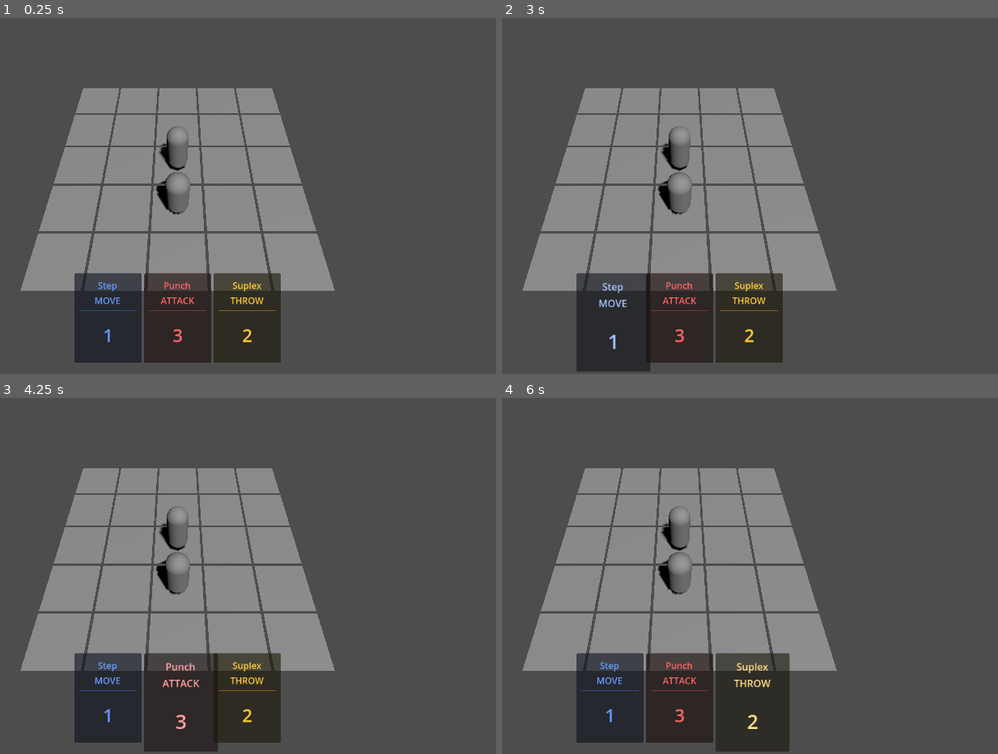
Above: before the commit, frames 1-4 (two rows, left to right).
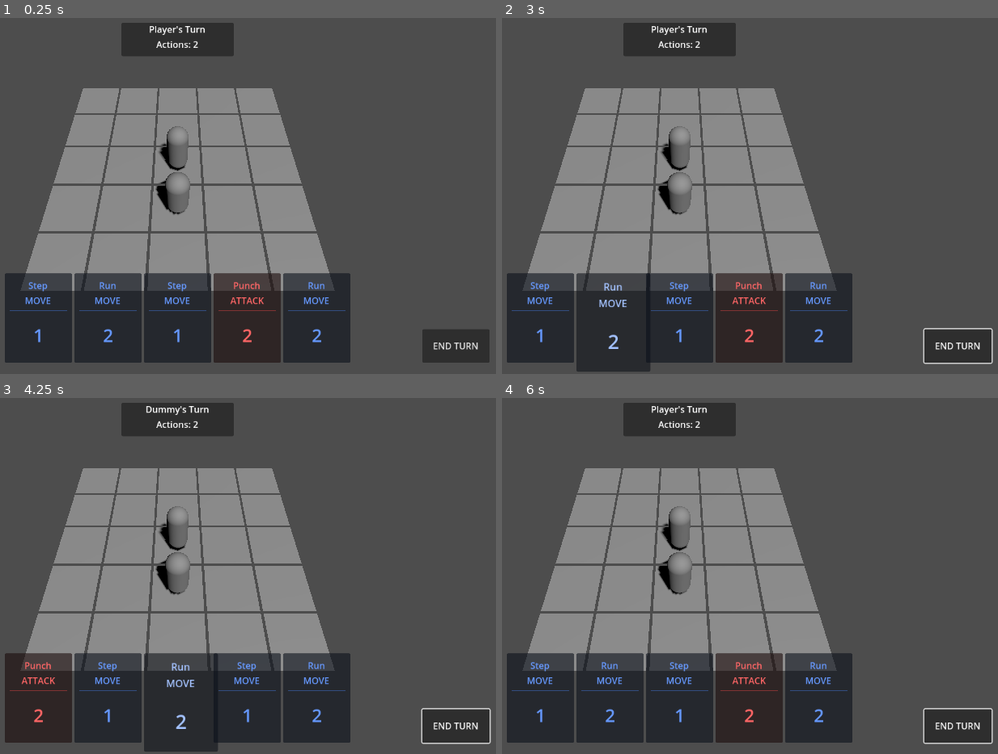
Above: after the commit, the same moments.

Repository: FredBros/king-of-the-apero
Game: Godot game, scene res://scenes/Arena.tscn
Same seed, same stepped clock (60 frames per second), same inputs: the game is played once before the commit and once after it.
Inputs (mouse positions are in pixels of both pictures, inside the frame that each line leads up to):
- Up to frame 1 (0.25 s): no input
- Up to frame 2 (3 s): click (958, 345) at 0.5 s, where only the run after the commit has a clickable "END TURN"; click (958, 345) at 1.25 s, where only the run after the commit has a clickable "END TURN"; click (958, 345) at 2 s, where only the run after the commit has a clickable "END TURN"; tap Enter at 2.75 s; move the mouse to (611, 317) at 2.77 s; click (611, 317) at 2.92 s
- Up to frame 3 (4.25 s): tap Space at 3.5 s; move the mouse to (178, 697) at 3.52 s; click (178, 697) at 3.67 s
- Up to frame 4 (6 s): tap Enter at 4.25, 5.75 s; move the mouse to (750, 697) at 4.27 s; click (750, 697) at 4.42 s; tap Space at 5 s; move the mouse to (645, 643) at 5.02 s; click (645, 643) at 5.17 s; move the mouse to (874, 625) at 5.77 s; click (874, 625) at 5.92 s

The runs differ from the first frame. In frame 1, 11% of the frame differs, in the area x 0-99%, y 1-97%; in frame 2, 11%; in frame 3, 11%; in frame 4, 11%, in the area x 0-100%, y 1-100%.

Commit message:
Fix crash on wrestler elimination and finalize Deck system (Step 2.2)
- Fix GameManager crash when accessing active wrestler after elimination.
- Stop game logic upon Game Over to prevent invalid state access.
- Implement DeckManager (Shuffle, Draw, Discard).
- Update GameUI to manage hand visuals dynamically (add/remove cards).
- Update GameManager to handle turn-based drawing and hand limits.
- Wire up DeckManager signals in Arena.

Diff:
--- a/scenes/Arena.tscn
+++ b/scenes/Arena.tscn
@@ -1,12 +1,20 @@
 [gd_scene load_steps=3 format=3 uid="uid://b8j4k5l6m7n8"]
 
 [ext_resource type="Script" path="res://scripts/Arena.gd" id="1_arena"]
+[ext_resource type="Script" path="res://scripts/GameManager.gd" id="2_gamemanager"]
+[ext_resource type="Script" path="res://scripts/DeckManager.gd" id="3_deckmanager"]
 [ext_resource type="Script" uid="uid://mpnorh1sywyd" path="res://scripts/GridManager.gd" id="1_grid"]
 [ext_resource type="PackedScene" uid="uid://dnc417x07353p" path="res://scenes/Wrestler.tscn" id="2_q751w"]
 [ext_resource type="PackedScene" uid="uid://g1h2i3j4k5l6" path="res://scenes/GameUI.tscn" id="3_gameui"]
 
 [node name="Arena" type="Node3D"]
 script = ExtResource("1_arena")
+
+[node name="GameManager" type="Node" parent="."]
+script = ExtResource("2_gamemanager")
+
+[node name="DeckManager" type="Node" parent="."]
+script = ExtResource("3_deckmanager")
 
 [node name="GridManager" type="Node3D" parent="."]
 script = ExtResource("1_grid")
--- a/scenes/GameUI.tscn
+++ b/scenes/GameUI.tscn
@@ -20,6 +20,43 @@
 grow_horizontal = 2
 grow_vertical = 0
 alignment = 1
+
+[node name="TurnInfoContainer" type="PanelContainer" parent="."]
+anchors_preset = 5
+anchor_left = 0.5
+anchor_right = 0.5
+offset_left = -100.0
+offset_top = 20.0
+offset_right = 100.0
+offset_bottom = 80.0
+grow_horizontal = 2
+
+[node name="VBoxContainer" type="VBoxContainer" parent="TurnInfoContainer"]
+layout_mode = 2
+
+[node name="TurnLabel" type="Label" parent="TurnInfoContainer/VBoxContainer"]
+layout_mode = 2
+text = "Player's Turn"
+horizontal_alignment = 1
+
+[node name="ActionsLabel" type="Label" parent="TurnInfoContainer/VBoxContainer"]
+layout_mode = 2
+text = "Actions: 2"
+horizontal_alignment = 1
+
+[node name="EndTurnButton" type="Button" parent="."]
+anchors_preset = 3
+anchor_left = 1.0
+anchor_top = 1.0
+anchor_right = 1.0
+anchor_bottom = 1.0
+offset_left = -140.0
+offset_top = -80.0
+offset_right = -20.0
+offset_bottom = -20.0
+grow_horizontal = 0
+grow_vertical = 0
+text = "END TURN"
 
 [node name="GameOverContainer" type="CenterContainer" parent="."]
 visible = false
--- a/scripts/Arena.gd
+++ b/scripts/Arena.gd
@@ -2,9 +2,50 @@
 
 @onready var grid_manager: GridManager = $GridManager
 @onready var game_ui: GameUI = $GameUI
+@onready var game_manager: GameManager = $GameManager
+@onready var deck_manager: DeckManager = $DeckManager
 
 func _ready() -> void:
 	# Connect the UI signal to the GridManager
 	if game_ui and grid_manager:
 		game_ui.card_selected.connect(grid_manager.on_card_selected)
-		grid_manager.game_over.connect(game_ui.show_game_over)
+		grid_manager.game_over.connect(func(winner_name):
+			game_ui.show_game_over(winner_name)
+			game_manager.is_game_active = false
+		)
+
+	# Setup Game Manager
+	if game_manager:
+		# Inject dependency into GridManager
+		grid_manager.game_manager = game_manager
+
+		# Connect UI End Turn button
+		game_ui.end_turn_pressed.connect(game_manager.end_turn)
+
+		# Connect Game Manager signals to UI
+		game_manager.turn_started.connect(func(player_name):
+			game_ui.update_turn_info(player_name, game_manager.current_actions)
+		)
+		game_manager.action_spent.connect(func(remaining):
+			var active_wrestler = game_manager.get_active_wrestler()
+			if active_wrestler:
+				game_ui.update_turn_info(active_wrestler.name, remaining)
+		)
+
+		# Connect Card Drawing/Discarding to UI
+		game_manager.card_drawn.connect(game_ui.add_card_to_hand)
+		game_manager.card_discarded.connect(game_ui.remove_card_from_hand)
+
+		# Connect Game Manager to Grid Manager (to sync active wrestler)
+		game_manager.turn_started.connect(func(player_name):
+			grid_manager.set_active_wrestler(game_manager.get_active_wrestler())
+
+			# Refresh Hand UI for the new player
+			game_ui.clear_hand()
+			var hand = game_manager.get_player_hand(player_name)
+			for card in hand:
+				game_ui.add_card_to_hand(card)
+		)
+
+		# Start the game logic (GridManager has already spawned wrestlers in its _ready)
+		game_manager.initialize(grid_manager.wrestlers, deck_manager)
--- /dev/null
+++ b/scripts/DeckManager.gd
@@ -0,0 +1,50 @@
+class_name DeckManager
+extends Node
+
+var draw_pile: Array[CardData] = []
+var discard_pile: Array[CardData] = []
+
+func initialize_deck() -> void:
+	draw_pile.clear()
+	discard_pile.clear()
+	_create_test_deck()
+	shuffle_deck()
+
+func shuffle_deck() -> void:
+	draw_pile.shuffle()
+	print("Deck shuffled. Count: ", draw_pile.size())
+
+func draw_card() -> CardData:
+	if draw_pile.is_empty():
+		if discard_pile.is_empty():
+			print("No cards left in deck or discard!")
+			return null
+		else:
+			print("Reshuffling discard pile into deck...")
+			draw_pile = discard_pile.duplicate()
+			discard_pile.clear()
+			shuffle_deck()
+
+	return draw_pile.pop_back()
+
+func discard_card(card: CardData) -> void:
+	discard_pile.append(card)
+
+func _create_test_deck() -> void:
+	# Create a simple balanced deck for testing
+	for i in range(10):
+		draw_pile.append(_create_card(CardData.CardType.MOVE, 1, "Step"))
+		draw_pile.append(_create_card(CardData.CardType.MOVE, 2, "Run"))
+
+	for i in range(6):
+		draw_pile.append(_create_card(CardData.CardType.ATTACK, 2, "Punch"))
+
+	for i in range(4):
+		draw_pile.append(_create_card(CardData.CardType.THROW, 2, "Suplex"))
+
+func _create_card(type: CardData.CardType, value: int, title: String) -> CardData:
+	var card = CardData.new()
+	card.type = type
+	card.value = value
+	card.title = title
+	return card
--- /dev/null
+++ b/scripts/GameManager.gd
@@ -0,0 +1,90 @@
+class_name GameManager
+extends Node
+
+signal turn_started(player_name: String)
+signal action_spent(remaining: int)
+signal card_drawn(card: CardData)
+signal card_discarded(card: CardData)
+signal turn_ended
+
+@export var actions_per_turn: int = 2
+@export var hand_size_limit: int = 5
+
+var deck_manager: DeckManager
+
+var players: Array[Wrestler] = []
+# Dictionary to store hand for each player: { player_name: [CardData] }
+var player_hands: Dictionary = {}
+var active_player_index: int = 0
+var current_actions: int = 0
+var is_game_active: bool = false
+
+func initialize(wrestlers_list: Array[Wrestler], deck_mgr: DeckManager) -> void:
+	players = wrestlers_list
+	deck_manager = deck_mgr
+	active_player_index = 0 # Player 1 starts
+	is_game_active = true
+	deck_manager.initialize_deck()
+	_start_turn()
+
+func _start_turn() -> void:
+	current_actions = actions_per_turn
+	var current_player = players[active_player_index]
+	print("Turn Start: ", current_player.name)
+	turn_started.emit(current_player.name)
+	action_spent.emit(current_actions)
+	_draw_up_to_limit(current_player.name)
+
+func end_turn() -> void:
+	if not is_game_active: return
+
+	print("Turn End")
+	turn_ended.emit()
+
+	# Switch player
+	active_player_index = (active_player_index + 1) % players.size()
+	_start_turn()
+
+# Returns true if an action was successfully consumed
+func try_use_action() -> bool:
+	if not is_game_active: return false
+
+	if current_actions > 0:
+		current_actions -= 1
+		action_spent.emit(current_actions)
+		return true
+	return false
+
+func get_active_wrestler() -> Wrestler:
+	if players.is_empty(): return null
+	if active_player_index >= players.size(): return null
+	return players[active_player_index]
+
+func use_card(card: CardData) -> bool:
+	if try_use_action():
+		var current_player_name = players[active_player_index].name
+		_remove_card_from_hand(current_player_name, card)
+		deck_manager.discard_card(card)
+		card_discarded.emit(card)
+		return true
+	return false
+
+func get_player_hand(player_name: String) -> Array:
+	return player_hands.get(player_name, [])
+
+func _draw_up_to_limit(player_name: String) -> void:
+	if not player_hands.has(player_name):
+		player_hands[player_name] = []
+
+	var current_hand = player_hands[player_name]
+	while current_hand.size() < hand_size_limit:
+		var new_card = deck_manager.draw_card()
+		if new_card:
+			current_hand.append(new_card)
+			card_drawn.emit(new_card)
+		else:
+			break # Deck empty
+
+func _remove_card_from_hand(player_name: String, card: CardData) -> void:
+	if player_hands.has(player_name):
+		player_hands[player_name].erase(card)
--- a/scripts/GameUI.gd
+++ b/scripts/GameUI.gd
@@ -2,38 +2,56 @@
 extends CanvasLayer
 
 signal card_selected(card_data: CardData)
+signal end_turn_pressed
 
 @export var card_ui_scene: PackedScene
 @onready var hand_container: HBoxContainer = $HandContainer
 @onready var game_over_container: CenterContainer = $GameOverContainer
 @onready var winner_label: Label = $GameOverContainer/Panel/MarginContainer/VBoxContainer/WinnerLabel
 
+@onready var turn_label: Label = $TurnInfoContainer/VBoxContainer/TurnLabel
+@onready var actions_label: Label = $TurnInfoContainer/VBoxContainer/ActionsLabel
+
 var selected_card_ui: CardUI
 
 func _ready() -> void:
-	# Create 3 dummy cards for testing immediately
-	_create_dummy_hand()
+	# Connect restart button manually since we added it via code/tscn edit
+	var restart_btn = $GameOverContainer/Panel/MarginContainer/VBoxContainer/RestartButton
+	restart_btn.pressed.connect(_on_restart_button_pressed)
+
+	# Connect end turn button manually
+	var end_turn_btn = $EndTurnButton
+	end_turn_btn.pressed.connect(_on_end_turn_button_pressed)
+
+func _on_end_turn_button_pressed() -> void:
+	end_turn_pressed.emit()
 
 func _on_restart_button_pressed() -> void:
 	# Reload the current scene to restart
 	get_tree().reload_current_scene()
 
-func _create_dummy_hand() -> void:
-	var dummy_data = [
-		_create_card_data(CardData.CardType.MOVE, 1, "Step"),
-		_create_card_data(CardData.CardType.ATTACK, 3, "Punch"),
-		_create_card_data(CardData.CardType.THROW, 2, "Suplex")
-	]
+func update_turn_info(player_name: String, actions_left: int) -> void:
+	turn_label.text = player_name + "'s Turn"
+	actions_label.text = "Actions: " + str(actions_left)
 
-	for data in dummy_data:
-		var card = card_ui_scene.instantiate()
-		hand_container.add_child(card)
-		card.setup(data)
-		card.clicked.connect(_on_card_clicked)
+func add_card_to_hand(card_data: CardData) -> void:
+	var card = card_ui_scene.instantiate()
+	hand_container.add_child(card)
+	card.setup(card_data)
+	card.clicked.connect(_on_card_clicked)
 
-	# Connect restart button manually since we added it via code/tscn edit
-	var restart_btn = $GameOverContainer/Panel/MarginContainer/VBoxContainer/RestartButton
-	restart_btn.pressed.connect(_on_restart_button_pressed)
+func remove_card_from_hand(card_data: CardData) -> void:
+	for child in hand_container.get_children():
+		if child is CardUI and child.card_data == card_data:
+			child.queue_free()
+			if selected_card_ui == child:
+				selected_card_ui = null
+			break
+
+func clear_hand() -> void:
+	for child in hand_container.get_children():
+		child.queue_free()
+	selected_card_ui = null
 
 func _create_card_data(type: CardData.CardType, value: int, title: String) -> CardData:
 	var card = CardData.new()
--- a/scripts/GridManager.gd
+++ b/scripts/GridManager.gd
@@ -2,6 +2,9 @@
 extends Node3D
 
 signal game_over(winner_name: String)
+
+# Reference to the Game Manager (injected by Arena)
+var game_manager: GameManager
 
 # Scene reference for the wrestler pawn. We'll link this in the editor.
 @export var wrestler_scene: PackedScene
@@ -39,6 +42,10 @@
 	current_card = card
 	print("GridManager received card: ", card.title)
 
+# Called by GameManager when turn changes
+func set_active_wrestler(wrestler: Wrestler) -> void:
+	active_wrestler = wrestler
+
 func _handle_grid_click(mouse_pos: Vector2) -> void:
 	if not active_wrestler or not current_card:
 		return
@@ -48,6 +55,11 @@
 		return
 
 	print("Clicked cell: ", clicked_cell)
+
+	# Check if we have actions left
+	if game_manager and game_manager.current_actions <= 0:
+		print("No actions left!")
+		return
 
 	# Logic based on card type
 	if current_card.type == CardData.CardType.MOVE:
@@ -57,7 +69,7 @@
 
 		if distance <= current_card.value:
 			active_wrestler.move_to_grid_position(clicked_cell)
-			# Optional: Consume card / Deselect
+			_consume_card()
 		else:
 			print("Too far! Max distance: ", current_card.value)
 
@@ -68,6 +80,7 @@
 			var diff = (clicked_cell - active_wrestler.grid_position).abs()
 			if (diff.x + diff.y) == 1:
 				target.take_damage(current_card.value)
+				_consume_card()
 
 	elif current_card.type == CardData.CardType.THROW:
 		var target = _get_wrestler_at(clicked_cell)
@@ -79,6 +92,11 @@
 				var direction = (clicked_cell - active_wrestler.grid_position)
 				var push_dest = clicked_cell + (direction * current_card.value) # Push X cells away
 				target.push_to(push_dest)
+				_consume_card()
+
+func _consume_card() -> void:
+	if game_manager:
+		game_manager.use_card(current_card)
 
 func _get_cell_under_mouse(mouse_pos: Vector2) -> Vector2i:
 	var camera = get_viewport().get_camera_3d()
Not shown, added: scripts/DeckManager.gd.uid
Not shown, added: scripts/GameManager.gd.uid
Not shown, changed: roadmap.md
